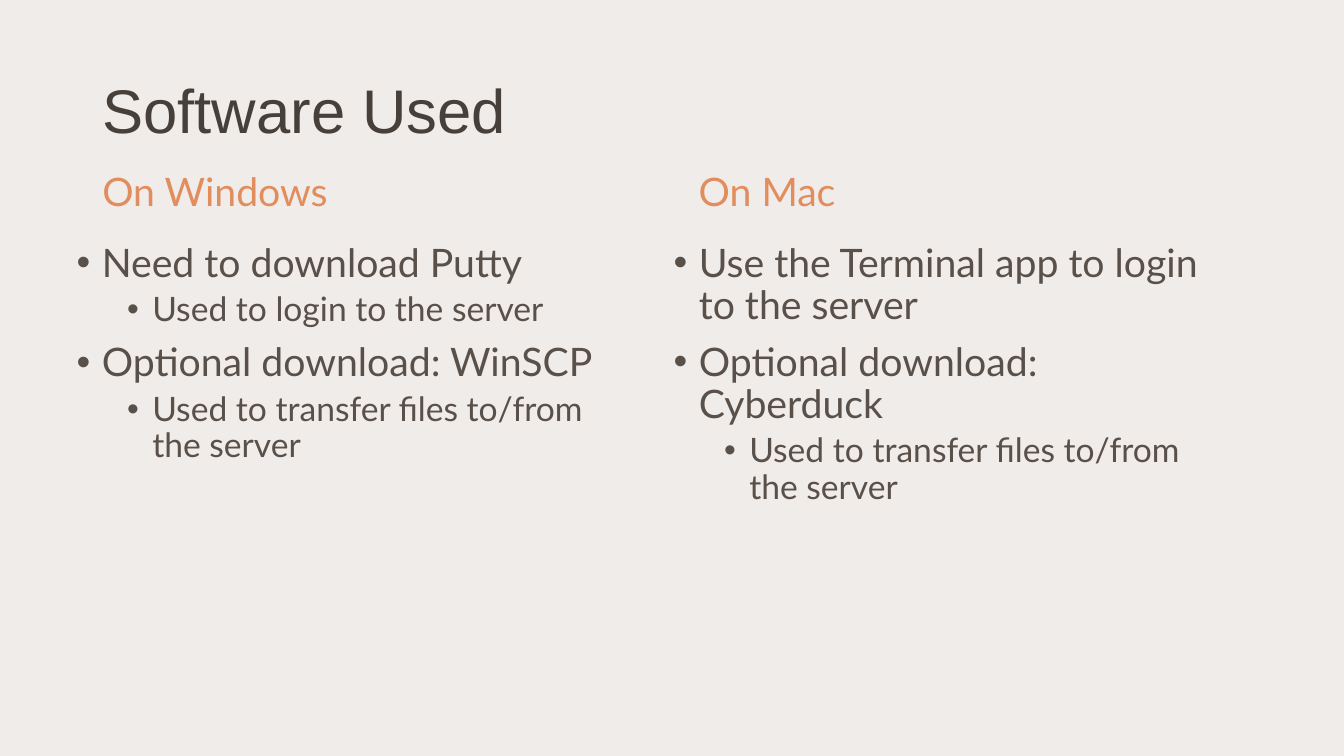
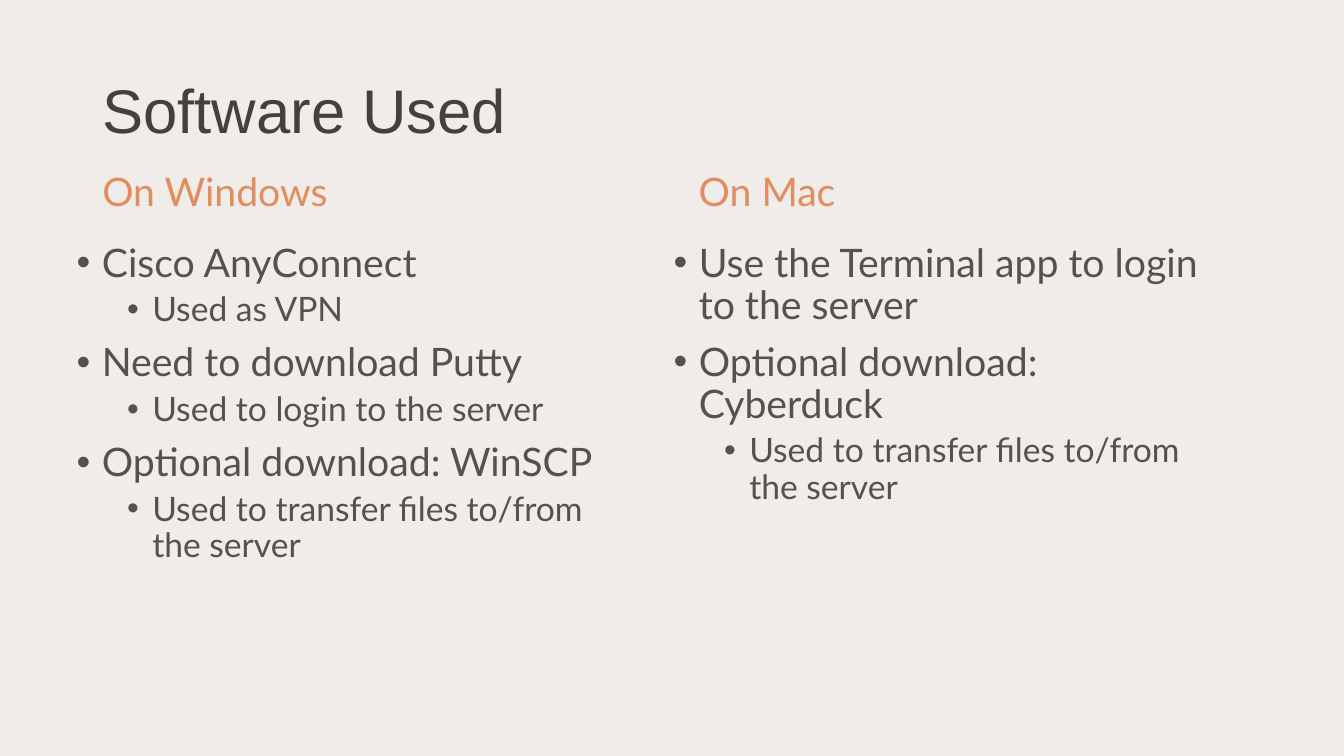
Before and after one commit to kyleromero98/Code-Camp, a slide deck: slide 3 of Week-3/Using the Linux Servers.pptx. Drawn at 1344x756 pixels with LibreOffice and Linux fonts; fonts in the diff are those of the drawing. Boxes give left, top, right and bottom in pixels: in the first picture for what was removed or moved away, otherwise in the second. Text is boxed around its words. In the diff, an @@ line names an element or a change of style, - is before the commit and + after.

```diff
--- a/Week-3/Using the Linux Servers.pptx
+++ b/Week-3/Using the Linux Servers.pptx
@@ text at (x1=102, y1=248, x2=417, y2=322): paragraphs added @@
+• Cisco AnyConnect
+  • Used as VPN
```
Also in this commit, not shown: 4 slides added, 1 other file.
